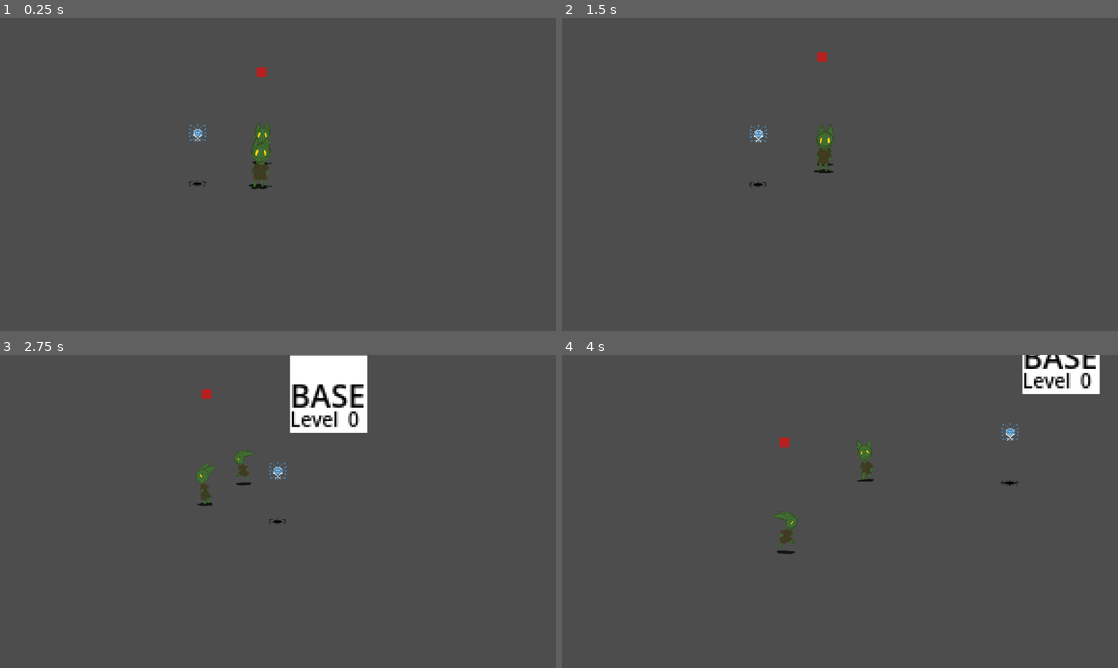
Above: before the commit, frames 1-4 (two rows, left to right).
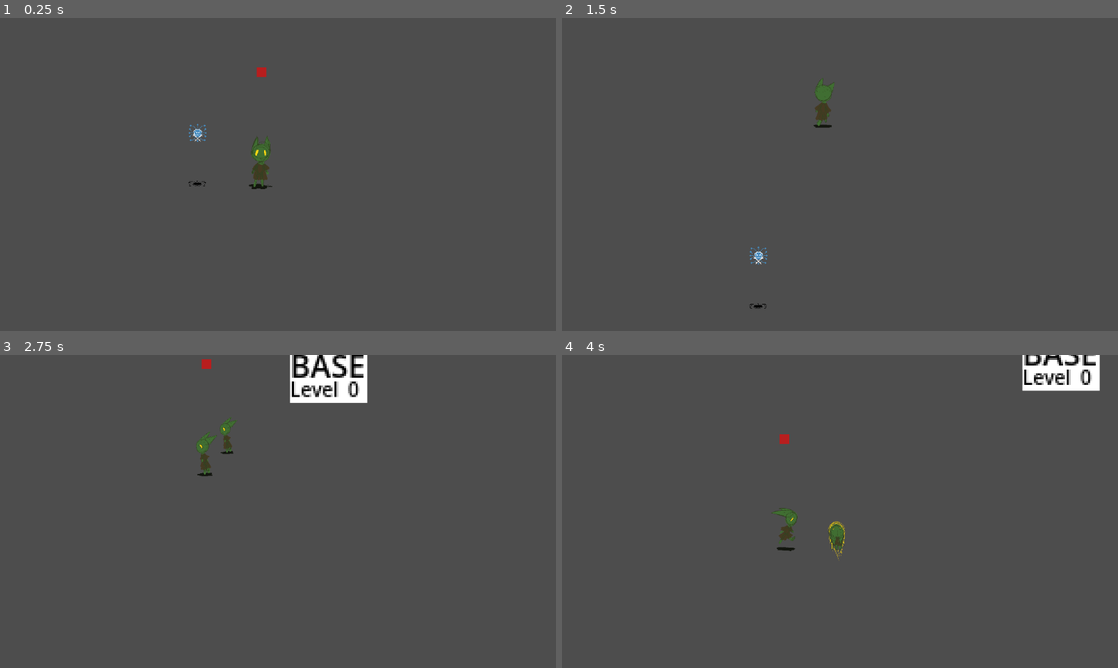
Above: after the commit, the same moments.

Repository: loteque/GoblinGame
Game: Godot game, scene res://main.tscn
Two runs of this game, one before a commit and one after it. Both use one fixed random seed, a clock stepped at 60 frames per second and the inputs below. The project has no main scene, so this scene is started directly.
Inputs (mouse positions are in pixels of both pictures, inside the frame that each line leads up to):
- Up to frame 1 (0.25 s): no input
- Up to frame 2 (1.5 s): tap Enter at 0.5 s; move the mouse to (812, 237) at 0.52 s; hold W (up) from 0.53 s (still down); tap Shift (call) at 0.6, 1.35 s; move the mouse to (1006, 221) at 1.27 s
- Up to frame 3 (2.75 s): move the mouse to (111, 464) at 2.02 s; release W (up) at 2.03 s; hold A (left) from 2.03 s (still down); tap G (place) at 2.1 s; tap Shift (call) at 2.3 s
- Up to frame 4 (4 s): move the mouse to (867, 511) at 2.77 s; tap Space (select) at 2.85 s; tap Shift (call) at 3.05, 3.6 s; move the mouse to (756, 433) at 3.52 s; release A (left) at 3.53 s; hold S (down) from 3.53 s (still down)

The runs differ from the first frame. In frame 1, 0.1% of the frame differs, in the area x 45-49%, y 33-47%; in frame 2, 0.9%; in frame 3, 3.4%, in the area x 35-67%, y 0-54%; in frame 4, 1.8%.

Commit message:
player can collect goblins, closes #32

Diff:
--- a/Actor.gd
+++ b/Actor.gd
@@ -93,6 +93,11 @@
         await get_tree().create_timer(burst_duration).timeout
         _is_burst = false
 
+func target_is_self():
+    if target == self:
+        return true
+    return false
+
 func _on_follow_area_body_entered(body:Node2D):
 
     if body.is_in_group("Player"):
@@ -104,6 +109,10 @@
         if !player.called_goblins.is_connected(_on_player_called_goblins):
             player.called_goblins.connect(_on_player_called_goblins)
 
+    #this must be the last check
+    if !target_is_self():
+        set_collision_mask(0)
+        set_collision_layer(0)
 
 func _on_player_called_goblins():
     # set up navigation targets
@@ -111,19 +120,22 @@
     has_target = true
     player_inside_follow_area = true
     throw_target = player.throw_target
-    _set_movement_target(player.global_transform.origin)
+    _set_movement_target(player.follow_target.global_transform.origin)
 
     # set and unset actor speed burst
     boost_speed()
 
 
 func _on_follow_area_body_exited(body:Node2D):
-
     if body.is_in_group("Player"):
         has_target = false
         target = self
         player_inside_follow_area = false
+        throw_target = null
         print("body exited")
+
+        if player.called_goblins.is_connected(_on_player_called_goblins):
+            player.called_goblins.disconnect(_on_player_called_goblins)
 
 func _on_target_reached():
     _is_thrown = false
--- a/actor.tscn
+++ b/actor.tscn
@@ -35,6 +35,7 @@
 
 [node name="NavigationAgent2D" type="NavigationAgent2D" parent="."]
 target_desired_distance = 40.0
+avoidance_enabled = true
 
 [node name="FollowArea" type="Area2D" parent="."]
 
--- a/main.tscn
+++ b/main.tscn
@@ -17,11 +17,6 @@
 position = Vector2(577, 322)
 navigation_polygon = SubResource("NavigationPolygon_ocatk")
 
-[node name="Actor" parent="." instance=ExtResource("2_7cfec")]
-position = Vector2(505, 294)
-burst_speed = null
-burst_duration = 1.7
-
 [node name="PlayerCharacter" parent="." groups=["Player"] instance=ExtResource("1_rjx7k")]
 position = Vector2(502, 345)
 
@@ -32,6 +27,11 @@
 drag_vertical_enabled = true
 drag_horizontal_offset = 0.32
 drag_vertical_offset = -0.46
+
+[node name="Actor" parent="." instance=ExtResource("2_7cfec")]
+position = Vector2(360, -328)
+burst_speed = null
+burst_duration = 1.7
 
 [node name="Sprite2D" type="Sprite2D" parent="."]
 z_index = 1
@@ -46,3 +46,9 @@
 position = Vector2(-3.33333, 0)
 scale = Vector2(1, 0.3)
 texture = ExtResource("3_olnyg")
+
+[node name="Actor2" parent="." instance=ExtResource("2_7cfec")]
+position = Vector2(384, 1000)
+
+[node name="Actor3" parent="." instance=ExtResource("2_7cfec")]
+position = Vector2(1568, 304)
